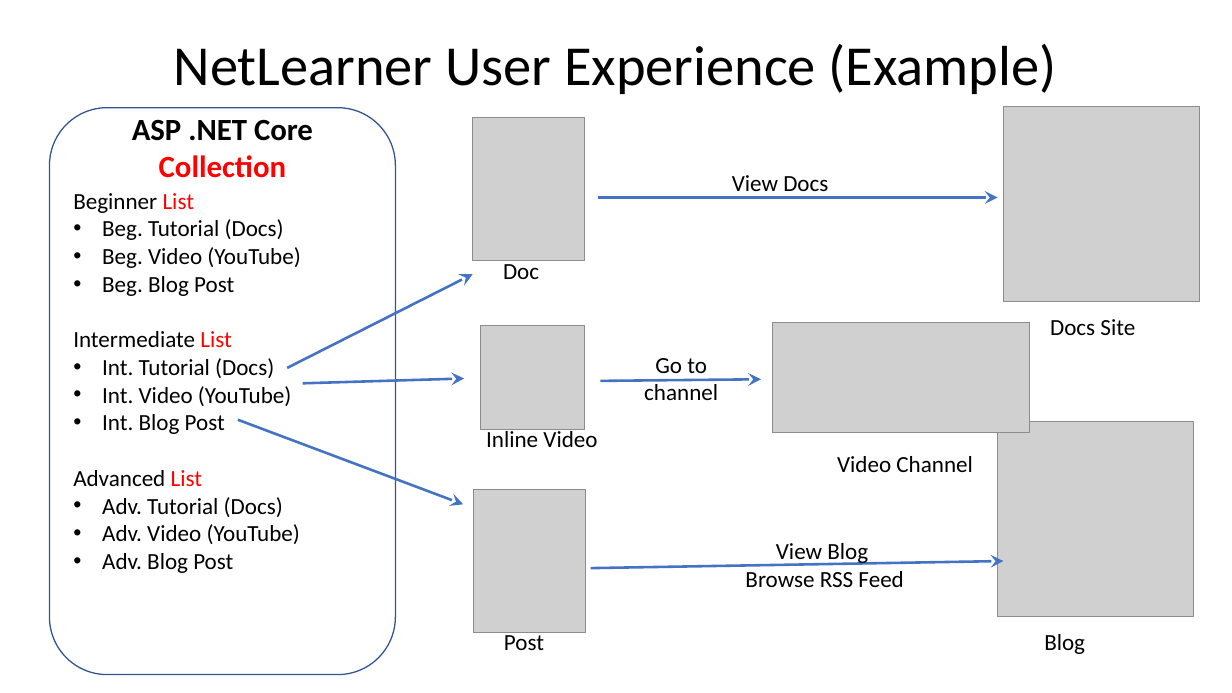
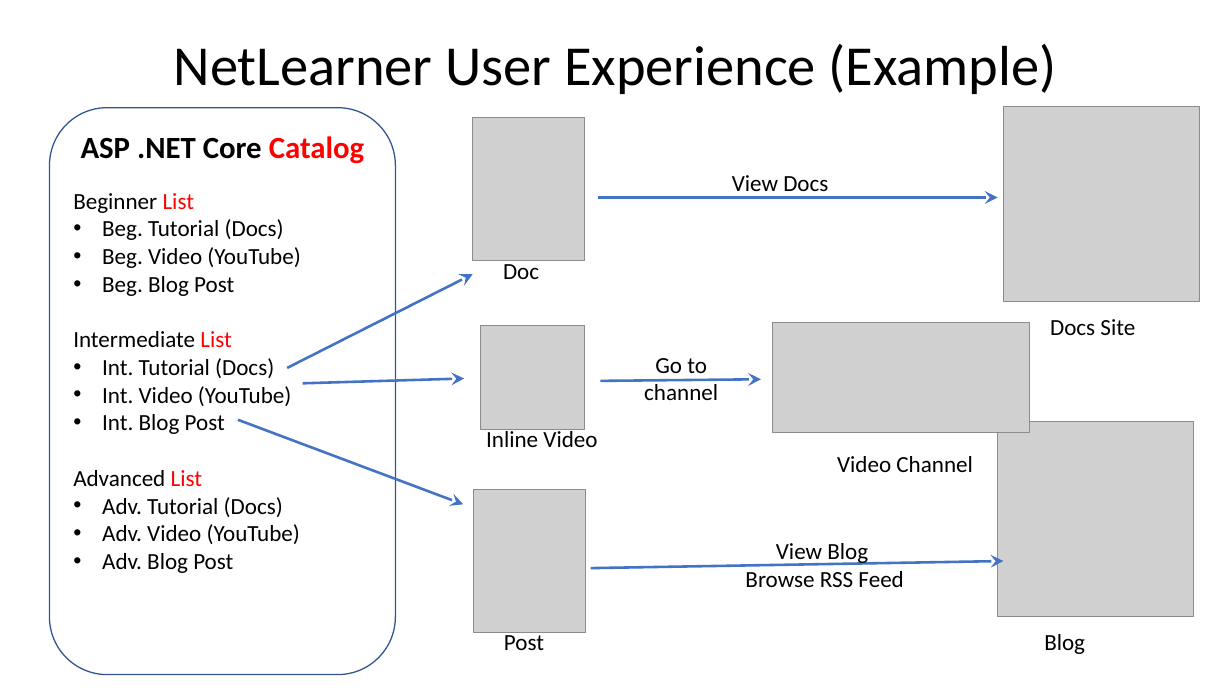
Before and after one commit to shahedc/NetLearner, a slide deck: slide 2 of design/NetLearner.pptx. Drawn at 1232x693 pixels with LibreOffice and Linux fonts; fonts in the diff are those of the drawing; grey boxes stand for pictures. Boxes give left, top, right and bottom in pixels: in the first picture for what was removed or moved away, otherwise in the second. Text is boxed around its words. In the diff, an @@ line names an element or a change of style, - is before the commit and + after.

Commit message:
updated diagram with new wording
updated diagram with new wording: collection => catalog

```diff
--- a/design/NetLearner.pptx
+++ b/design/NetLearner.pptx
@@ text in rounded rectangle at [81, 136, 364, 164]: text changed @@
-ASP .NET Core Collection
+ASP .NET Core Catalog
```
Also in this commit, not shown: 2 other slides changed, 1 slide added, 1 other file.
